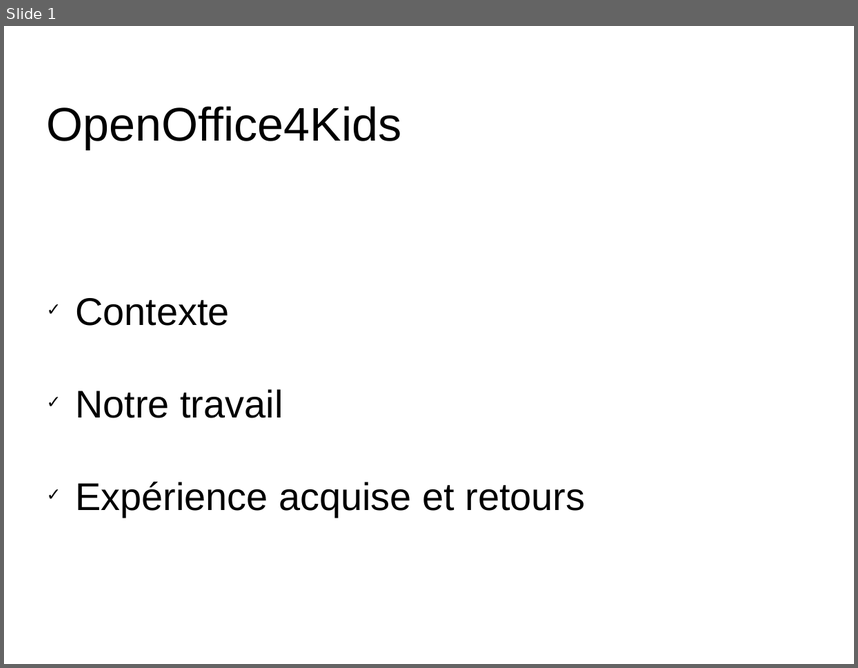
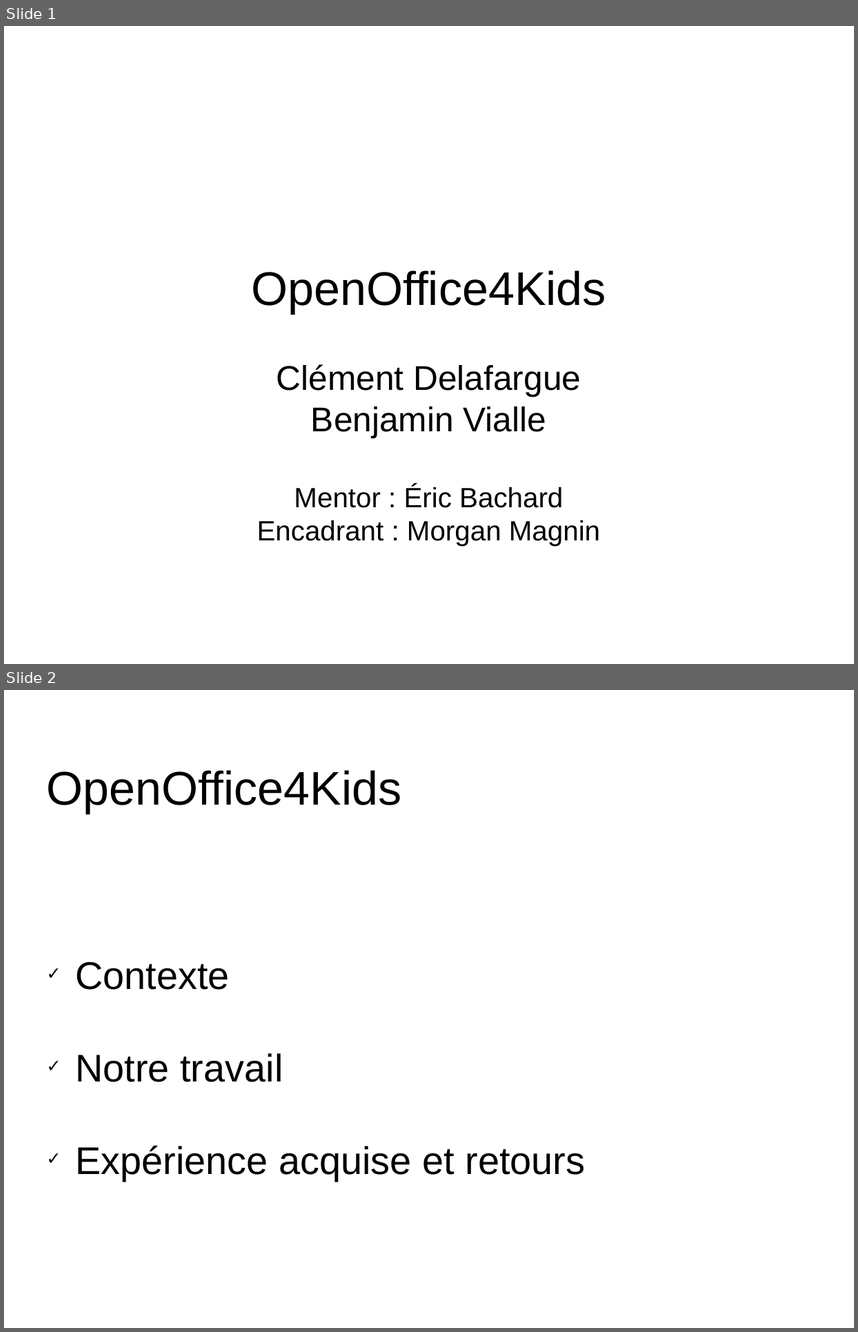
Before and after one commit to divarvel/PAPPL-OOo4Kids-Documents, a slide deck: SOUTENANCE/OOo4Kids.odp. Shown one above the other, each under a label of ours: slide 1 before the commit, slides 1 and 2 after it. The pictures are 858x668 and 858x1332 pixels, drawn with LibreOffice and Linux fonts; fonts in the diff are those of the drawing; background and template pictures are left out. Boxes give left, top, right and bottom in pixels: in the first picture for what was removed or moved away, otherwise in the second. Text is boxed around its words. In the diff, an @@ line names an element or a change of style, - is before the commit and + after.

```diff
--- a/SOUTENANCE/OOo4Kids.odp
+++ b/SOUTENANCE/OOo4Kids.odp
@@ slide 1 added at (4,26,854,664), background picture (left out) @@
@@ subtitle added at (251,270,606,546), 26 pt, text #000000 @@
+OpenOffice4Kids
+Clément Delafargue
+Benjamin Vialle
+Mentor : Éric Bachard
+Encadrant : Morgan Magnin
@@ what was slide 1 is now slide 2 @@
```
Also in this commit, not shown: 1 slide changed, 10 other slides added, 7 slides removed.
